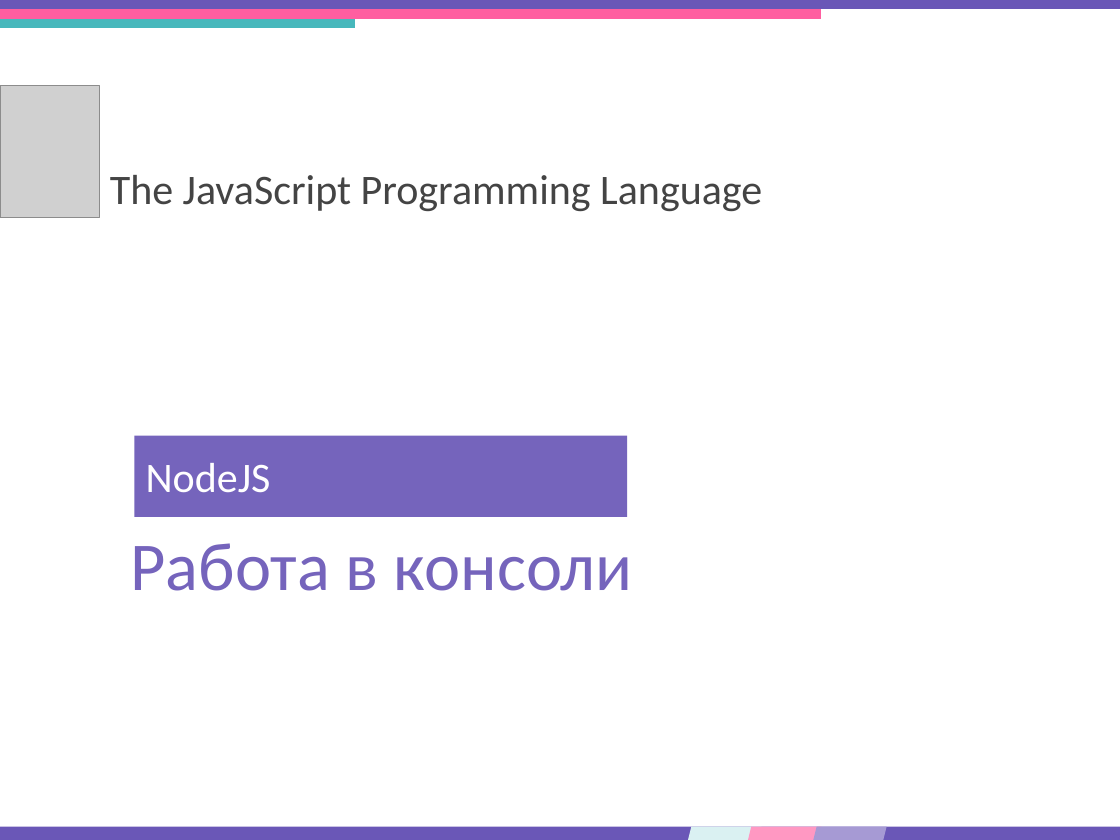
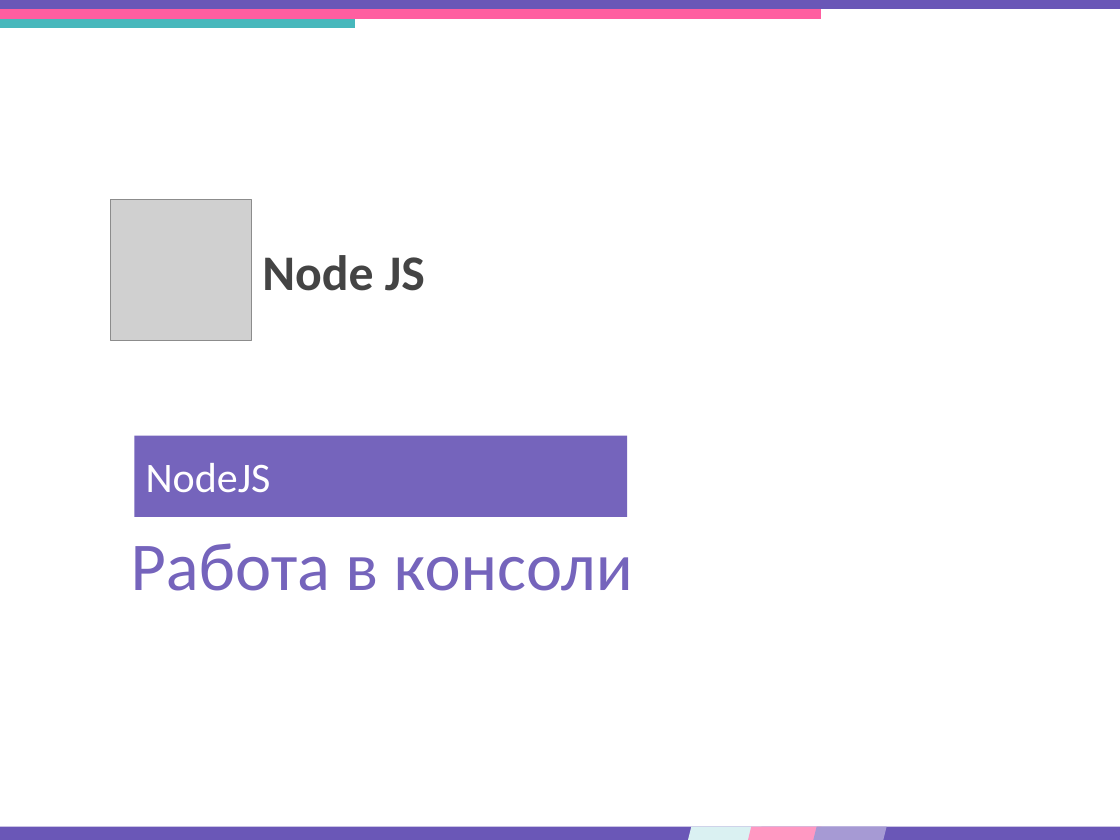
Before and after one commit to DinamickaDevelopment/Ignite-1, a slide deck: slide 1 of 004_Node/lesson_28/Presentation/Console_program.pptx. Drawn at 1120x840 pixels with LibreOffice and Linux fonts; fonts in the diff are those of the drawing; grey boxes stand for pictures. Boxes give left, top, right and bottom in pixels: in the first picture for what was removed or moved away, otherwise in the second. Text is boxed around its words. In the diff, an @@ line names an element or a change of style, - is before the commit and + after.

```diff
--- a/004_Node/lesson_28/Presentation/Console_program.pptx
+++ b/004_Node/lesson_28/Presentation/Console_program.pptx
@@ picture removed at (x1=0, y1=85, x2=100, y2=217) @@
@@ text removed at (x1=110, y1=175, x2=762, y2=211) @@
-The JavaScript Programming Language
@@ picture added at (x1=110, y1=199, x2=251, y2=340) @@
@@ text added at (x1=262, y1=255, x2=425, y2=291), 32 pt, text #444444, bold @@
+Node JS
```
Also in this commit, not shown: 7 other files.
